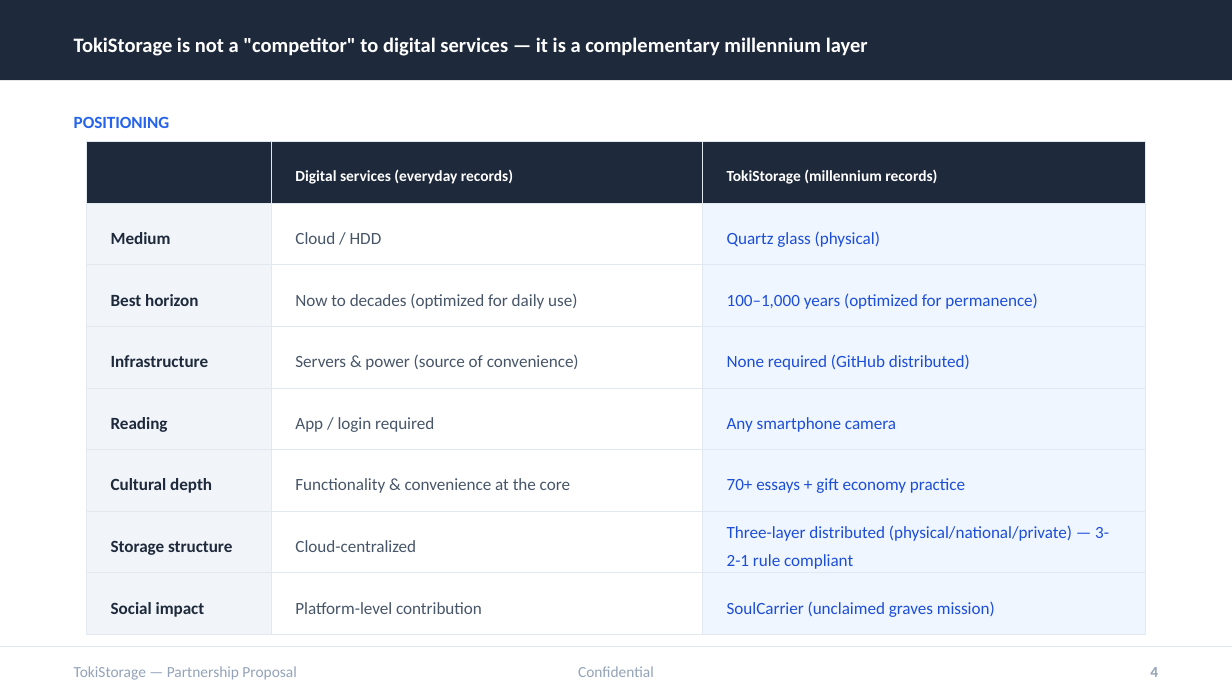
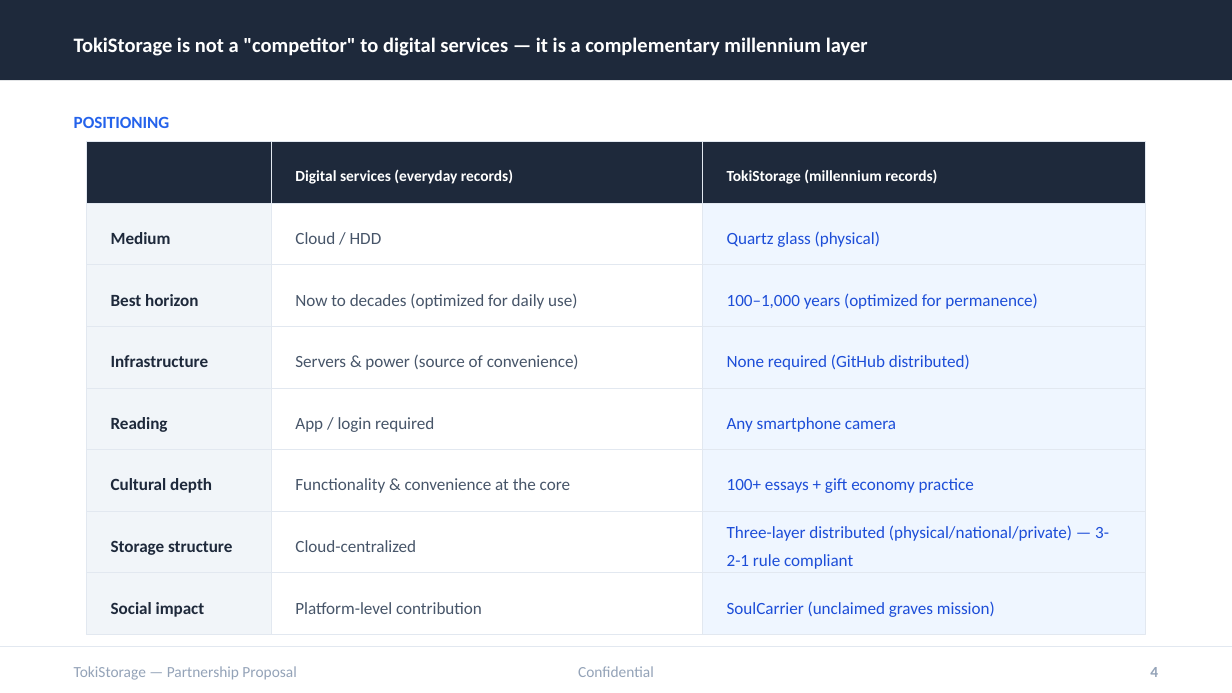
Before and after one commit to tokistorage/lp, a slide deck: slide 4 of tokistorage-partnership-deck-en.pptx. Drawn at 1232x693 pixels with LibreOffice and Linux fonts; fonts in the diff are those of the drawing. Boxes give left, top, right and bottom in pixels: in the first picture for what was removed or moved away, otherwise in the second. Text is boxed around its words. In the diff, an @@ line names an element or a change of style, - is before the commit and + after.

```diff
--- a/tokistorage-partnership-deck-en.pptx
+++ b/tokistorage-partnership-deck-en.pptx
@@ text at bbox=[727, 478, 974, 493]: text changed @@
-70+ essays + gift economy practice
+100+ essays + gift economy practice
```
Also in this commit, not shown: 1 other slide changed, 27 other files.
